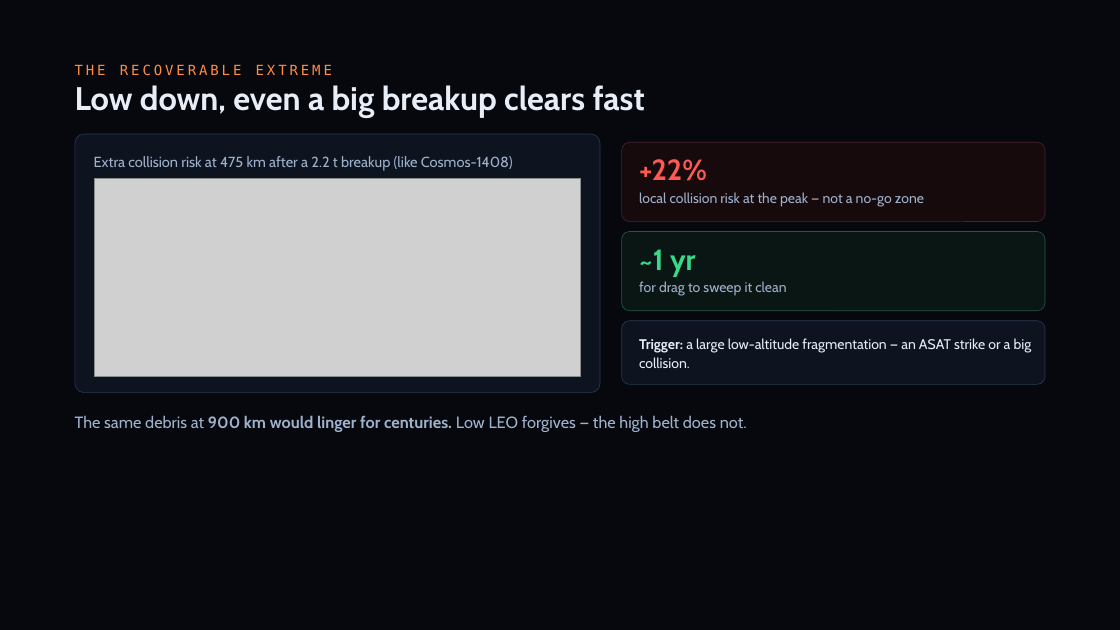
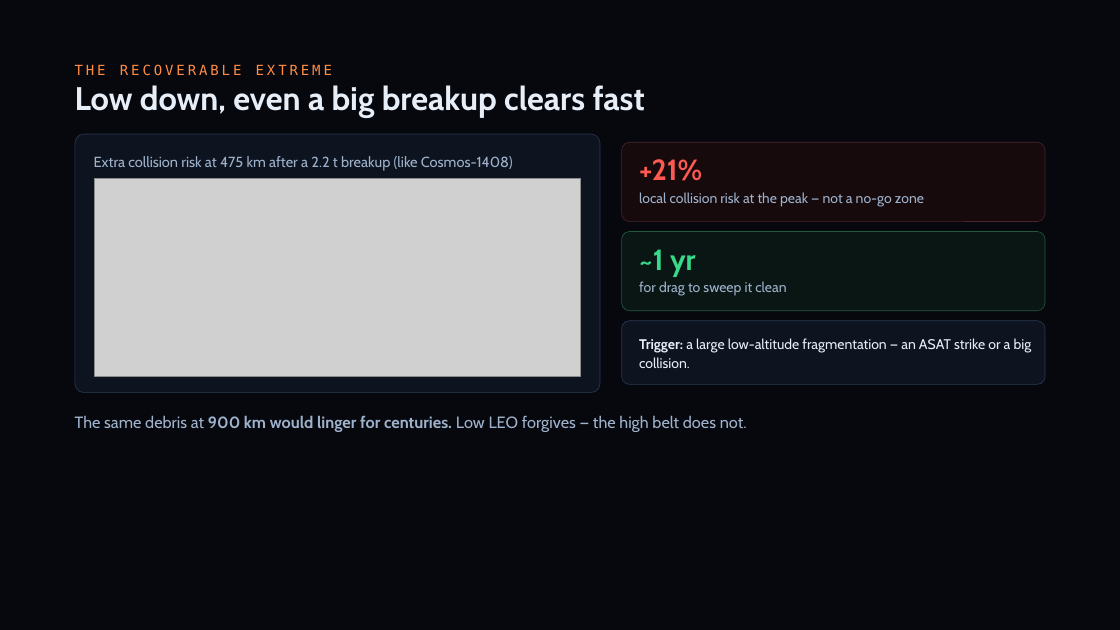
Before and after one commit to TimKadyrov/DebrisCascade, a slide deck: slide 20 of Barrel of Nails — Kessler Study.pptx (slide 19 before the commit). Drawn at 1120x630 pixels with LibreOffice and Linux fonts; fonts in the diff are those of the drawing; grey boxes stand for pictures. Boxes give left, top, right and bottom in pixels: in the first picture for what was removed or moved away, otherwise in the second. Text is boxed around its words. In the diff, an @@ line names an element or a change of style, - is before the commit and + after.

```diff
--- a/Barrel of Nails — Kessler Study.pptx
+++ b/Barrel of Nails — Kessler Study.pptx
@@ text at (639, 159, 702, 181): text changed @@
-+22%
++21%
```
Also in this commit, not shown: 8 other slides changed, 1 slide added, 9 other files.
